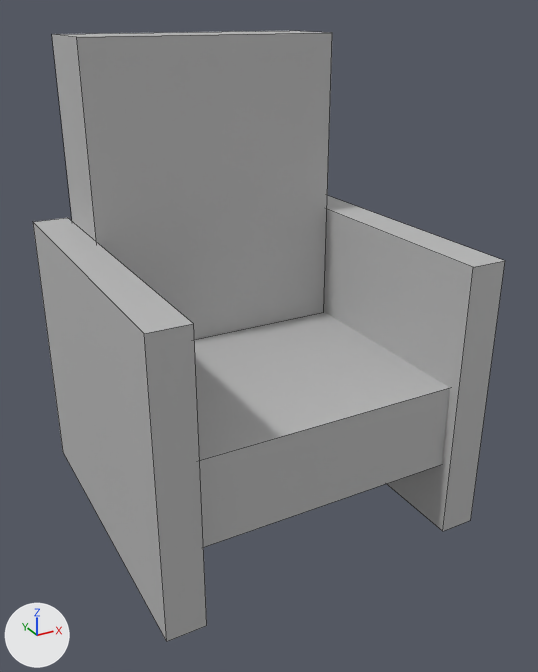
The FBX model Art/models/scene_armchair.fbx: old version first, new version second.
Before and after are seen from a camera (50 mm lens) standing at (-0.835, -1.626, 1.323) and looking at (0.022, -0.068, 0.544). The lights are fixed; the arrows at lower left show +X, +Y and +Z. Mesh edges are drawn as thin lines. Where no turn or scale is listed for an object, it has been applied to the vertices.

The first picture shows 'mesh_armchair'.
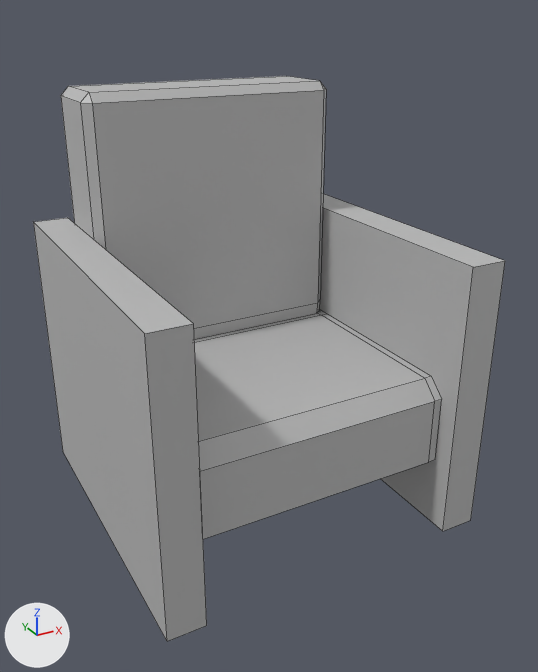
Boxes (x1, y1, x2, y2) around the edits, measured in the pictures (538 x 672 px; the box of a moved part takes in the faces that stretch with it):
'mesh_armchair', reshaped (7% shorter)
    before: (33, 31, 505, 641)
    after: (33, 76, 505, 641)
part 1 of me_mesh, rebuilt
    before: (194, 311, 450, 547)
    after: (194, 309, 442, 539)
part 2 of me_mesh, rebuilt
    before: (52, 31, 332, 339)
    after: (61, 76, 326, 339)
part 3 of me_mesh, moved or reshaped
    before: (33, 195, 505, 641)
    after: (33, 194, 505, 641)

What changed in the scene script:
```text
Change me_mesh:
    used by ob_mesh_armchair; location = (0.0, 0.0, 0.0)
    verts and faces of me_mesh; kept vertices keep their numbers, new ones are numbered from 32
    before: 0 (-0.438, -0.438, 0.052) at pixel (166, 641), 2 (-0.438, -0.438, 0.788) at pixel (144, 333), 4 (-0.438, 0.438, 0.788) at pixel (32, 221), 6 (-0.438, 0.438, 0.052) at pixel (62, 451), 17 (0.442, -0.438, 0.052) at pixel (470, 520)
    before: 19 (0.442, -0.438, 0.788) at pixel (505, 260), 21 (0.442, 0.438, 0.788), 23 (0.442, 0.438, 0.052)
    remove me_mesh.from_pydata(...)  # 32 vertices, 24 faces; spans x -0.438..0.442, y -0.438..0.438, z 0.052..1.264
    add me_mesh.from_pydata(...)  # 68 vertices, 61 faces; spans x -0.437..0.443, y -0.438..0.438, z 0.052..1.142
    me_mesh part 1: the loose piece of 8 vertices spanning x -0.404..0.396, y -0.407..0.393, z 0.243..0.467 is rebuilt with 24 vertices and now spans x -0.342..0.345, y -0.382..0.191, z 0.243..0.467
    me_mesh part 2: the loose piece of 8 vertices spanning x -0.342..0.345, y 0.17..0.394, z 0.464..1.264 is rebuilt with 28 vertices and now spans x -0.342..0.345, y 0.17..0.394, z 0.227..1.142
    me_mesh part 3
    add for i in [0, 2, 4, 6, 17, 19, 21, 23]: verts[i] += (0.001, 0.0, 0.0)
```
